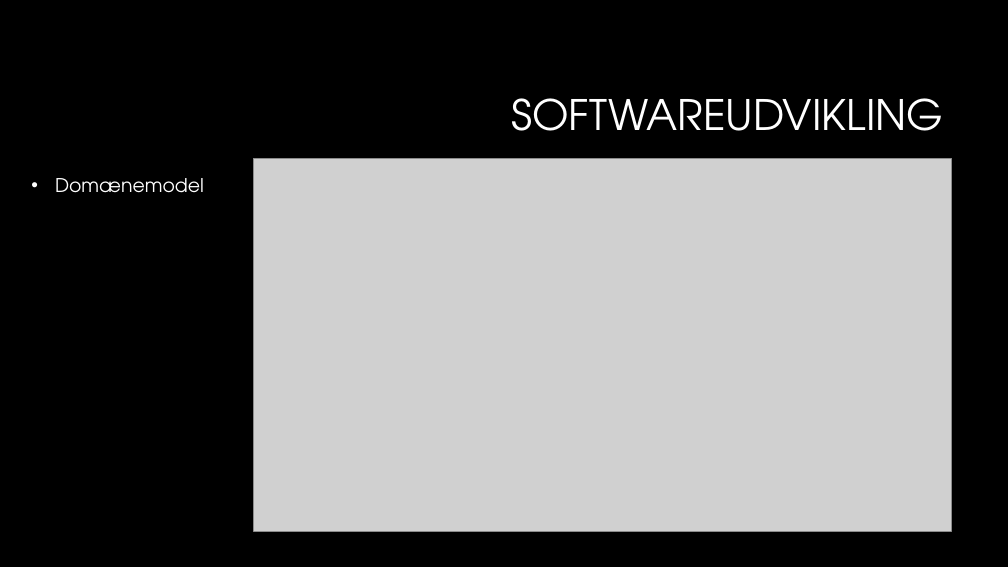
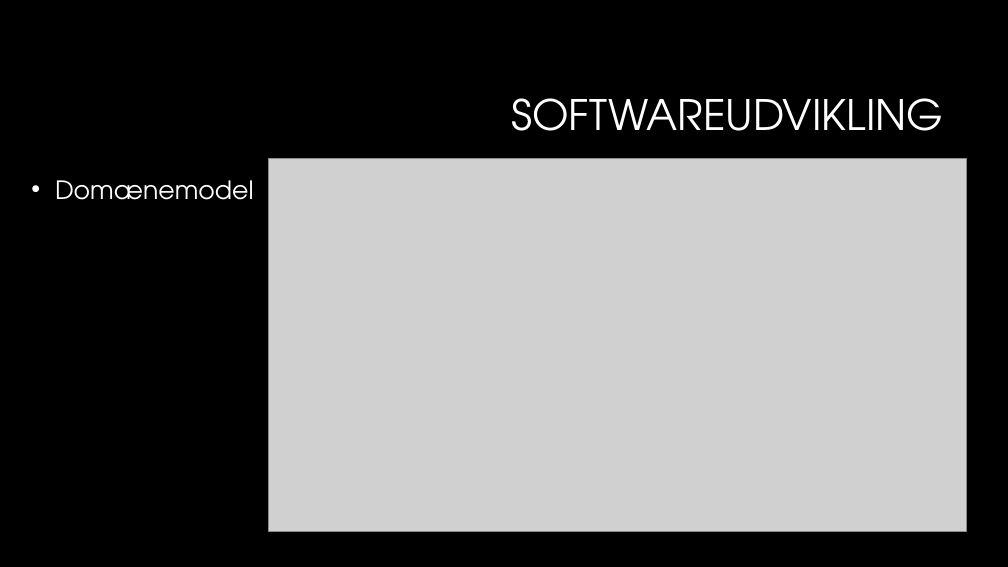
Before and after one commit to sarakirkeby/Semester-Projekt-3, a slide deck: slide 9 of Bifiler til projekt/Semesterprojekt 3.pptx. Drawn at 1008x567 pixels with LibreOffice and Linux fonts; fonts in the diff are those of the drawing; grey boxes stand for pictures; background and template pictures are left out. Boxes give left, top, right and bottom in pixels: in the first picture for what was removed or moved away, otherwise in the second. Text is boxed around its words. In the diff, an @@ line names an element or a change of style, - is before the commit and + after.

```diff
--- a/Bifiler til projekt/Semesterprojekt 3.pptx
+++ b/Bifiler til projekt/Semesterprojekt 3.pptx
@@ text "Domænemodel" at bbox=[55, 180, 254, 200]: size 18 to 24 pt @@
@@ picture: place and size @@
-picture at bbox=[253, 158, 951, 531]
+picture at bbox=[268, 158, 966, 531]
```
Also in this commit, not shown: 3 other slides changed.
